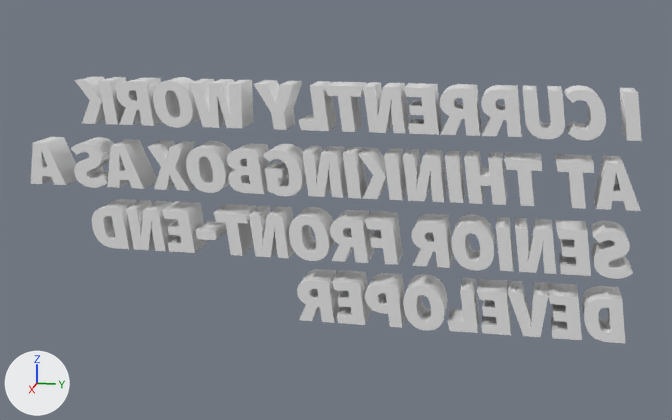
One commit to the Blender file blender/text3.blend: the scene before it, then after it.
Both versions are drawn from a 50 mm camera at (23.3, 5.07, 5.65) aimed at (-0.04, 0.41, -0.18). The axes (+X, +Y, +Z) are drawn at lower left. The lights are the same throughout.

The first picture shows 'D eveloper', 'S enior', 'W ork', 'curre N tly', 'devel O per', 'fro N t', 'tbx thi N kingbox', 'tbx thin K ingbox', 'tbx thinki N gbox', 'tbx thinkingb O x', 'w O rk', 'wor K'.
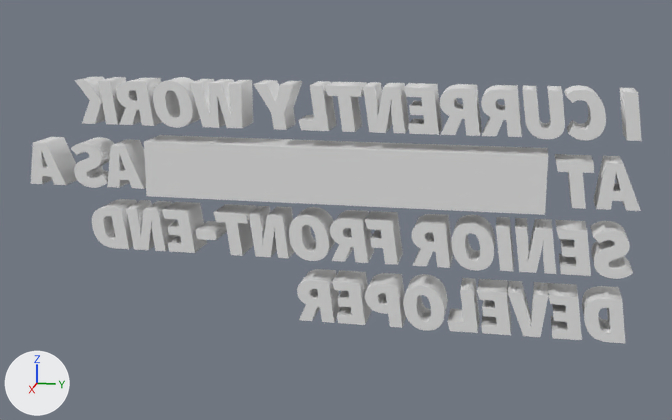
Changed parts and their boxes (x1, y1, x2, y2) in the pictures (672 x 420 px):
'tbx_linkbox', added: after (144, 135, 548, 215)
'tbx thinki N gbox', unchanged, covered by the edit: before (302, 146, 348, 198)
'tbx thi N kingbox', unchanged, covered by the edit: before (403, 149, 448, 202)
'tbx thinkingb O x', unchanged, covered by the edit: before (186, 141, 234, 193)
'tbx thin K ingbox', unchanged, covered by the edit: before (358, 148, 407, 200)

What changed in the scene script:
```text
Add me_cube:
    me_cube.from_pydata(...)  # a box spanning x -1.0..1.0, y -1.0..1.0, z -1.0..1.0
Add ob_tbx_linkbox:
    ob_tbx_linkbox = bpy.data.objects.new('tbx_linkbox', me_cube)
    ob_tbx_linkbox.location = (0.0, 0.57, 0.83)
    ob_tbx_linkbox.scale = (0.557, 5.18, 0.733)
```
